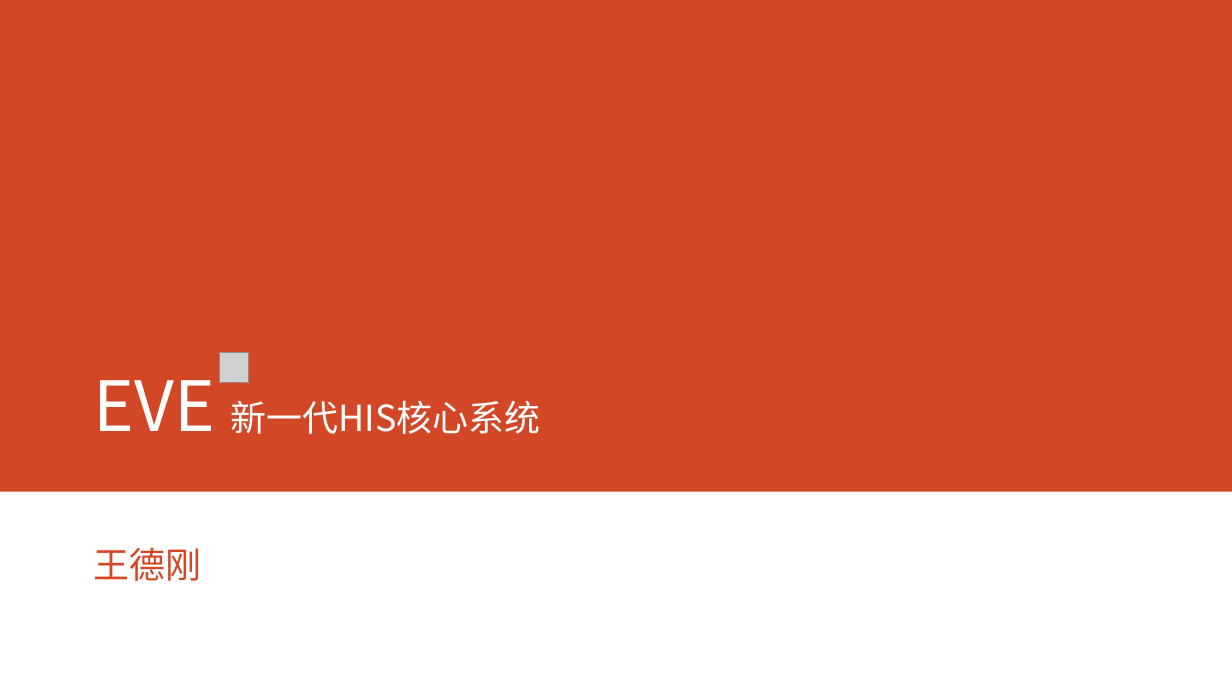
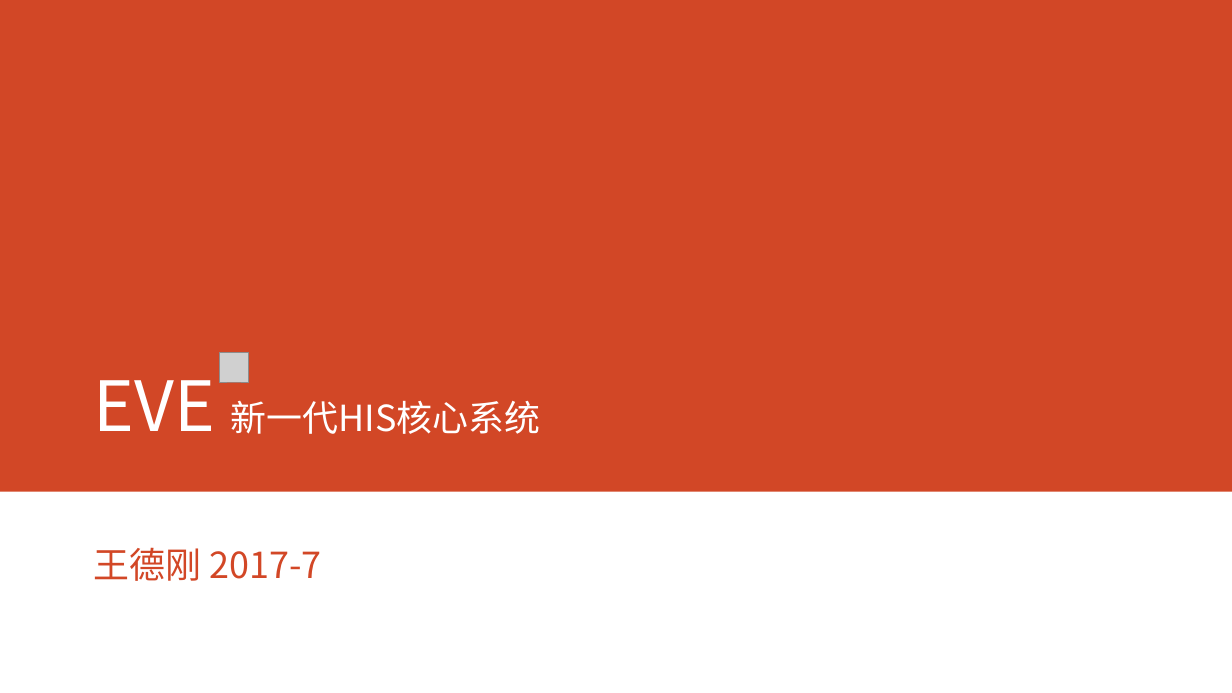
Before and after one commit to AppSecAI-TEST/hospital, a slide deck: slide 1 of doc/EVE新一代HIS核心系统.pptx. Drawn at 1232x693 pixels with LibreOffice and Linux fonts; fonts in the diff are those of the drawing; grey boxes stand for pictures. Boxes give left, top, right and bottom in pixels: in the first picture for what was removed or moved away, otherwise in the second. Text is boxed around its words. In the diff, an @@ line names an element or a change of style, - is before the commit and + after.

```diff
--- a/doc/EVE新一代HIS核心系统.pptx
+++ b/doc/EVE新一代HIS核心系统.pptx
@@ subtitle at (94, 547, 322, 581): text changed @@
-王德刚
+王德刚 2017-7
```
Also in this commit, not shown: 1 other slide changed, 1 slide added, 1 slide removed.
